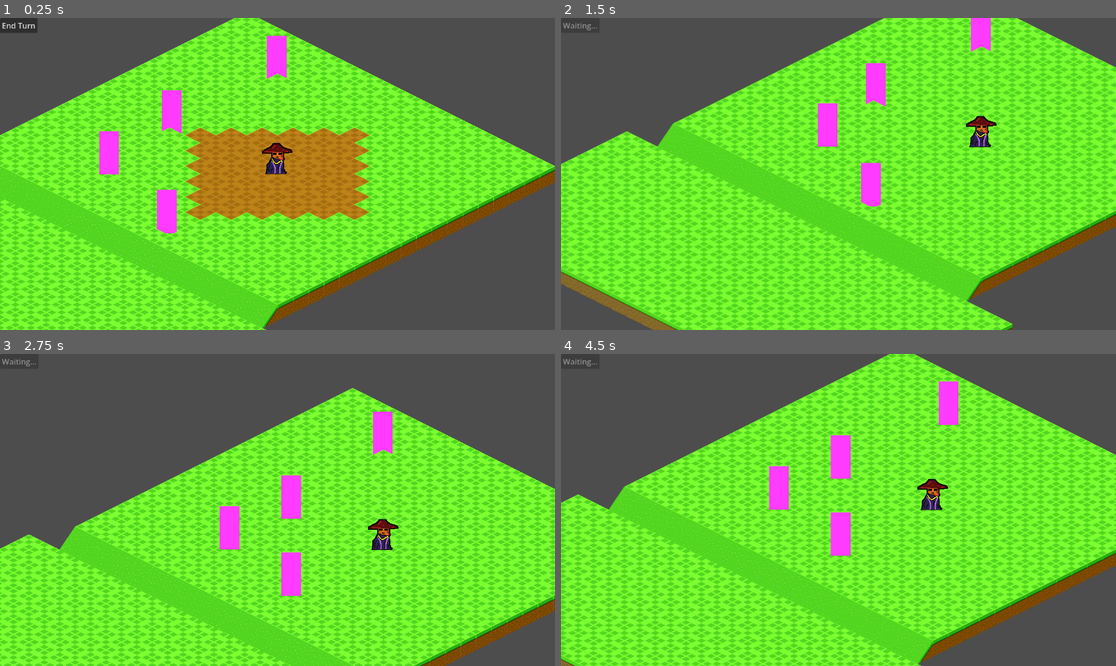
Above: before the commit, frames 1-4 (two rows, left to right).
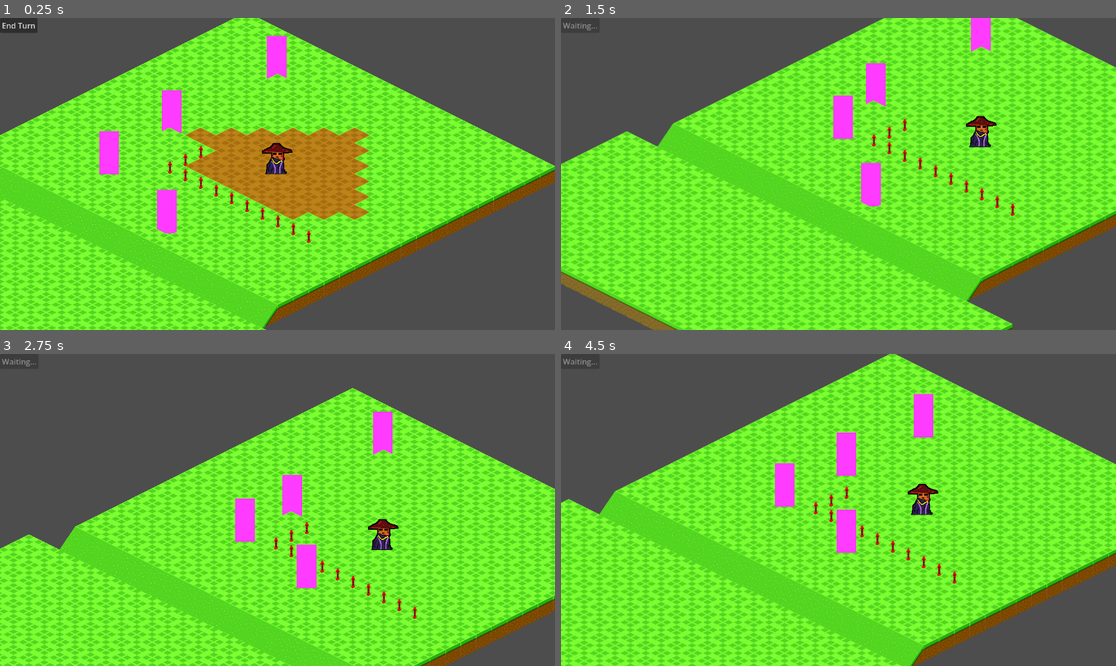
Above: after the commit, the same moments.

Repository: melyoda/godot-tactics-game
Game: Godot game, scene res://scenes/main.tscn
Two runs of this game, one before a commit and one after it. Both use one fixed random seed, a clock stepped at 60 frames per second and the inputs below.
Inputs (mouse positions are in pixels of both pictures, inside the frame that each line leads up to):
- Up to frame 1 (0.25 s): no input
- Up to frame 2 (1.5 s): click "End Turn" at 0.5 s; move the mouse to (960, 158) at 1.27 s; click (960, 158) at 1.42 s
- Up to frame 3 (2.75 s): drag from (166, 525) to (249, 572) at 2.02 s
- Up to frame 4 (4.5 s): move the mouse to (894, 441) at 2.77 s; click (894, 441) at 2.92 s; drag from (810, 572) to (672, 463) at 3.52 s; click "End Turn" at 4.25 s

The runs differ from the first frame. In frame 1, 1.5% of the frame differs, in the area x 30-57%, y 40-73%; in frame 2, 1.1%; in frame 3, 2.0%; in frame 4, 30%, in the area x 0-100%, y 0-100%.

Commit message:
refactored the pathfinding logic it its own class, and refactored the brainusable not sure if it was worth it tho

Diff:
--- a/scenes/main.tscn
+++ b/scenes/main.tscn
@@ -40,6 +40,7 @@
 
 [node name="GridBase" type="TileMapLayer" parent="MapNodes" unique_id=577679850]
 y_sort_enabled = true
+tile_map_data = PackedByteArray("AAD7/wMAAAAEAAAAAAD7/wEAAAAEAAAAAAD7/wIAAAAEAAAAAAD8/wMAAAAEAAAAAAD9/wMAAAAEAAAAAAD+/wMAAAAEAAAAAAD//wMAAAAEAAAAAAAAAAMAAAAEAAAAAAABAAMAAAAEAAAAAAACAAMAAAAEAAAAAAADAAMAAAAEAAAAAAAEAAMAAAAEAAAAAAA=")
 tile_set = ExtResource("1_h2yge")
 
 [node name="player" parent="MapNodes" unique_id=969773176 instance=ExtResource("3_7mycd")]
--- a/scripts/base_unit.gd
+++ b/scripts/base_unit.gd
@@ -1,7 +1,7 @@
 extends CharacterBody2D
 class_name BaseUnit
 
-@export var max_ap: int = 2
+@export var max_ap: int = 3
 var current_ap: int = 0
 var is_my_turn: bool = false
 var is_moving: bool = false
--- a/scripts/enemy_ai.gd
+++ b/scripts/enemy_ai.gd
@@ -62,6 +62,10 @@
 func on_move_finished():
 	# If we have more AP, we could call take_turn() again for multi-step AI
 	# For now, we finish after one step
+	if not check_ap_and_finish():
+		take_turn()
+	else:
+		finish_action()
 	finish_action()
 
 ## Helper to ensure we follow the Iron Rule
--- a/scripts/game_manager.gd
+++ b/scripts/game_manager.gd
@@ -7,7 +7,8 @@
 }
 
 var turn_state: TurnState = TurnState.PROCESSING # Start in processing
-var astar_grid = AStarGrid2D.new()
+#var astar_grid = AStarGrid2D.new()
+var pathfinder: Pathfinder = Pathfinder.new() # Initialize pathfinder.gd
 var enemies = []
 var unit_positions = {}
 var enemies_finished_this_turn: int = 0
@@ -40,23 +41,26 @@
 
 	if player != null and ui_layer != null:
 		game_started = true
-		setup_astar()
+		#setup_astar()
+		# Initialize the Pathfinder here
+		add_child(pathfinder)
+		pathfinder.setup(floor_layer, obstacle_layer)
 		print("👑 Iron Throne: Systems Online. Starting Game.")
-		print("👑 A* Grid Initialized. Region: ", astar_grid.region)
+		#print("👑 A* Grid Initialized. Region: ", astar_grid.region)
 		start_player_turn()
 
-func setup_astar():
-	astar_grid.region = floor_layer.get_used_rect()
-	astar_grid.cell_size = Vector2(1, 1) # We use grid coordinates, not pixels
-	astar_grid.diagonal_mode = AStarGrid2D.DIAGONAL_MODE_NEVER # Keep it 4-directional
-	astar_grid.update()
-
-	# Loop through the grid and mark obstacles
-	for x in range(astar_grid.region.size.x):
-		for y in range(astar_grid.region.size.y):
-			var pos = Vector2i(x + astar_grid.region.position.x, y + astar_grid.region.position.y)
-			if not is_tile_walkable(pos):
-				astar_grid.set_point_solid(pos, true)
+#func setup_astar():
+	#astar_grid.region = floor_layer.get_used_rect()
+	#astar_grid.cell_size = Vector2(1, 1) # We use grid coordinates, not pixels
+	#astar_grid.diagonal_mode = AStarGrid2D.DIAGONAL_MODE_NEVER # Keep it 4-directional
+	#astar_grid.update()
+	#
+	## Loop through the grid and mark obstacles
+	#for x in range(astar_grid.region.size.x):
+		#for y in range(astar_grid.region.size.y):
+			#var pos = Vector2i(x + astar_grid.region.position.x, y + astar_grid.region.position.y)
+			#if not is_tile_walkable(pos):
+				#astar_grid.set_point_solid(pos, true)
 
 # --- The Flow Control (The Iron Rule) ---
 
@@ -140,36 +144,33 @@
 	if ui_layer:
 		ui_layer.refresh_ui()
 
+#  Pass-through helper so Unit scripts don't break
 func get_next_path_step(from_pos: Vector2i, to_pos: Vector2i) -> Vector2i:
-	update_astar_obstacles()
-
-	# Ensure the start and end points are within the A* region
-	if not astar_grid.region.has_point(from_pos) or not astar_grid.region.has_point(to_pos):
-		print("DEBUG: Pathfinding out of bounds! From:", from_pos, " To:", to_pos)
-		return from_pos
-
-	# SURGERY: Force the player tile to be walkable for this specific calculation
-	astar_grid.set_point_solid(to_pos, false)
-
-	#var path = astar_grid.get_id_path(from_pos, to_pos)
-	var path = astar_grid.get_point_path(from_pos, to_pos)
-
-	if path.size() > 1:
-		return path[1]
-
-	print("DEBUG: A* failed to find path from ", from_pos, " to ", to_pos)
-	print("From:", from_pos, " To:", to_pos)
-	print("Path:", path)
-	return from_pos
-
-func update_astar_obstacles():
-	var region = astar_grid.region
-	# We loop through the actual coordinates used by the TileMap
-	for x in range(region.position.x, region.end.x):
-		for y in range(region.position.y, region.end.y):
-			var pos = Vector2i(x, y)
-			# Standardize: check if it's walkable, then tell AStar
-			astar_grid.set_point_solid(pos, not is_tile_walkable(pos))
+	if pathfinder:
+		return pathfinder.get_next_step(from_pos, to_pos)
+	return from_pos # Fallback if pathfinder isn't ready
+
+#func get_next_path_step(from_pos: Vector2i, to_pos: Vector2i) -> Vector2i:
+	#update_astar_obstacles()
+	#
+	## Ensure the start and end points are within the A* region
+	#if not astar_grid.region.has_point(from_pos) or not astar_grid.region.has_point(to_pos):
+		#print("DEBUG: Pathfinding out of bounds! From:", from_pos, " To:", to_pos)
+		#return from_pos
+	#
+	## SURGERY: Force the player tile to be walkable for this specific calculation
+	#astar_grid.set_point_solid(to_pos, false)
+	#
+	##var path = astar_grid.get_id_path(from_pos, to_pos)
+	#var path = astar_grid.get_point_path(from_pos, to_pos)
+	#
+	#if path.size() > 1:
+		#return path[1]
+	#
+	#print("DEBUG: A* failed to find path from ", from_pos, " to ", to_pos)
+	#print("From:", from_pos, " To:", to_pos)
+	#print("Path:", path)
+	#return from_pos
 
 # --- Grid & Logic (Path Decoupling Source) ---
 
@@ -185,18 +186,24 @@
 	#return unit_positions.has(grid_pos)
 	return false
 
+# Pass-through helper so Unit scripts don't break
 func is_tile_walkable(grid_coords: Vector2i) -> bool:
-	# 1. Check Floor
-	var floor_data = floor_layer.get_cell_tile_data(grid_coords)
-	if floor_data == null: return false
-
-	# 2. Check Static Obstacles
-	var obstacle_data = obstacle_layer.get_cell_tile_data(grid_coords)
-	if obstacle_data and obstacle_data.get_collision_polygons_count(0) > 0:
-		return false
-
-	# 3. Check for dynamic obstacles (Other Units)
-	if is_cell_occupied(grid_coords):
-		return false
-
-	return true
+	if pathfinder:
+		return pathfinder.is_tile_walkable(grid_coords)
+	return false
+
+#func is_tile_walkable(grid_coords: Vector2i) -> bool:
+	## 1. Check Floor
+	#var floor_data = floor_layer.get_cell_tile_data(grid_coords)
+	#if floor_data == null: return false
+	#
+	## 2. Check Static Obstacles
+	#var obstacle_data = obstacle_layer.get_cell_tile_data(grid_coords)
+	#if obstacle_data and obstacle_data.get_collision_polygons_count(0) > 0:
+		#return false
+		#
+	## 3. Check for dynamic obstacles (Other Units)
+	#if is_cell_occupied(grid_coords):
+		#return false
+			#
+	#return true
--- a/scripts/pathfinder.gd
+++ b/scripts/pathfinder.gd
@@ -3,74 +3,57 @@
 
 var astar_grid = AStarGrid2D.new()
 
+# We need references to the layers to check walkability
 var floor_layer: TileMapLayer
 var obstacle_layer: TileMapLayer
-var brain # reference to GameManager (for unit checks)
 
-# --- Setup ---
-
-func setup(floor, obstacle, game_brain):
-	floor_layer = floor
-	obstacle_layer = obstacle
-	brain = game_brain
+func setup(floor_node: TileMapLayer, obstacle_node: TileMapLayer):
+	floor_layer = floor_node
+	obstacle_layer = obstacle_node
 
 	astar_grid.region = floor_layer.get_used_rect()
 	astar_grid.cell_size = Vector2(1, 1)
 	astar_grid.diagonal_mode = AStarGrid2D.DIAGONAL_MODE_NEVER
 	astar_grid.update()
+	update_grid_obstructions()
 
-	# Initialize grid
-	for x in range(astar_grid.region.size.x):
-		for y in range(astar_grid.region.size.y):
-			var pos = Vector2i(
-				x + astar_grid.region.position.x,
-				y + astar_grid.region.position.y
-			)
-			if not is_tile_walkable(pos):
-				astar_grid.set_point_solid(pos, true)
-
-# --- Pathfinding ---
-
-func get_next_step(from_pos: Vector2i, to_pos: Vector2i) -> Vector2i:
-	update_obstacles()
-
-	if not astar_grid.region.has_point(from_pos) or not astar_grid.region.has_point(to_pos):
-		print("DEBUG: Pathfinding out of bounds!", from_pos, to_pos)
-		return from_pos
-
-	# Allow pathing TO player
-	astar_grid.set_point_solid(to_pos, false)
-
-	var path = astar_grid.get_point_path(from_pos, to_pos)
-
-	if path.size() > 1:
-		return path[1]
-
-	print("DEBUG: A* failed", from_pos, to_pos)
-	print("Path:", path)
-	return from_pos
-
-func update_obstacles():
+func update_grid_obstructions():
 	var region = astar_grid.region
-
 	for x in range(region.position.x, region.end.x):
 		for y in range(region.position.y, region.end.y):
 			var pos = Vector2i(x, y)
 			astar_grid.set_point_solid(pos, not is_tile_walkable(pos))
 
-# --- Tile Logic ---
+func is_tile_walkable(grid_coords: Vector2i) -> bool:
+	# 1. Check Floor exists
+	var floor_data = floor_layer.get_cell_tile_data(grid_coords)
+	if floor_data == null: return false
 
-func is_tile_walkable(grid_coords: Vector2i) -> bool:
-	var floor_data = floor_layer.get_cell_tile_data(grid_coords)
-	if floor_data == null:
-		return false
-
+	# 2. Check Static Obstacles (Walls/GridBase)
 	var obstacle_data = obstacle_layer.get_cell_tile_data(grid_coords)
 	if obstacle_data and obstacle_data.get_collision_polygons_count(0) > 0:
 		return false
 
-	# IMPORTANT: still uses GameManager for unit blocking
-	if brain.is_cell_occupied(grid_coords):
-		return false
+	return true
 
-	return true
+func get_next_step(from_pos: Vector2i, to_pos: Vector2i) -> Vector2i:
+	# Refresh obstacles in case units moved (or just for safety)
+	update_grid_obstructions()
+
+	if not astar_grid.region.has_point(from_pos) or not astar_grid.region.has_point(to_pos):
+		return from_pos
+
+	# Temporary "Surgery": make the target walkable (e.g., the player's tile)
+	# so A* can calculate a path TO the tile, even if someone is on it.
+	var was_solid = astar_grid.is_point_solid(to_pos)
+	astar_grid.set_point_solid(to_pos, false)
+
+	var path = astar_grid.get_point_path(from_pos, to_pos)
+
+	# Restore the solid state
+	astar_grid.set_point_solid(to_pos, was_solid)
+
+	if path.size() > 1:
+		return path[1]
+
+	return from_pos
